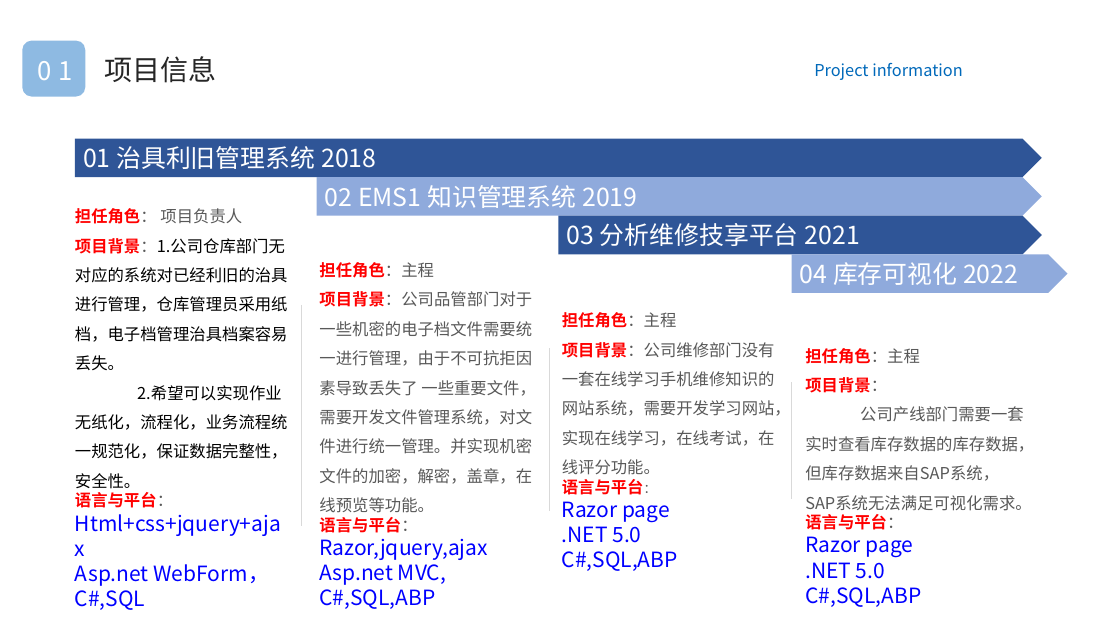
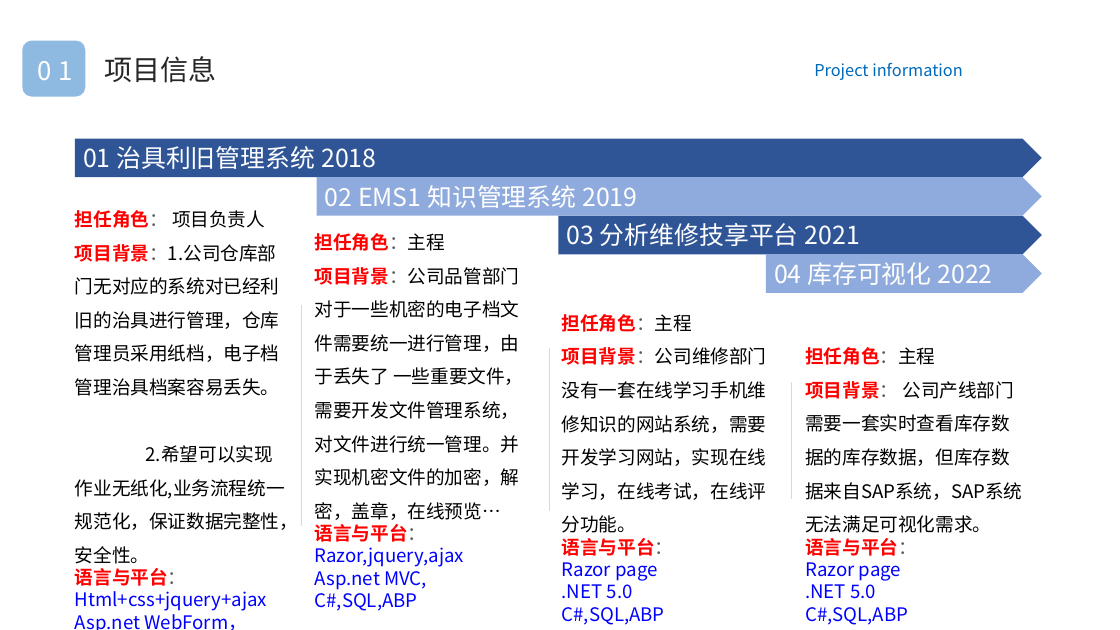
Before and after one commit to l350z/development-documentation, a slide deck: slide 7 of PPT/2.pptx. Drawn at 1120x630 pixels with LibreOffice and Linux fonts; fonts in the diff are those of the drawing. Boxes give left, top, right and bottom in pixels: in the first picture for what was removed or moved away, otherwise in the second. Text is boxed around its words. In the diff, an @@ line names an element or a change of style, - is before the commit and + after.

Commit message:
20230226

```diff
--- a/PPT/2.pptx
+++ b/PPT/2.pptx
@@ text at [75, 210, 280, 630]: size 14 to 16 pt in "担任角色： 项目负责人", "项目背景：1.公司仓库部门无对应的系统对已经利旧的治具进行管理，仓库管理员采用纸档，电子档管理治具档案容易丢失。", "语言与平台：Html+css+jquery+ajax"; text colour #595959 to #000000 in "项目负责人"; size 18 to 16 pt in "语言与平台：Html+css+jquery+ajax", "Asp.net WebForm，", "C#,SQL" @@
@@ text "担任角色：主程": place and size @@
-text "担任角色：主程" at [319, 262, 536, 609]
+text "担任角色：主程" at [315, 233, 523, 611]
@@ text at [315, 233, 464, 611]: size 14 to 16 pt in "担任角色：主程", "语言与平台：Razor,jquery,ajax"; text colour #595959 to #000000 in "担任角色：主程"; size 18 to 16 pt in "语言与平台：Razor,jquery,ajax", "Asp.net MVC,", "C#,SQL,ABP" @@
@@ text at [315, 267, 523, 520]: text changed; size 14 to 16 pt; text colour #595959 to #000000 @@
-项目背景：公司品管部门对于一些机密的电子档文件需要统一进行管理，由于不可抗拒因素导致丢失了 一些重要文件，需要开发文件管理系统，对文件进行统一管理。并实现机密文件的加密，解密，盖章，在线预览等功能。
+项目背景：公司品管部门对于一些机密的电子档文件需要统一进行管理，由于丢失了 一些重要文件，需要开发文件管理系统，对文件进行统一管理。并实现机密文件的加密，解密，盖章，在线预览…
@@ pentagon arrow "04 库存可视化 2022": place and size @@
-pentagon arrow "04 库存可视化 2022" at [791, 255, 1068, 293]
+pentagon arrow "04 库存可视化 2022" at [766, 255, 1043, 293]
@@ text "担任角色：主程" at [562, 314, 767, 625]: size 14 to 16 pt in "担任角色：主程", "项目背景：公司维修部门没有一套在线学习手机维修知识的网站系统，需要开发学习网站，实现在线学习，在线考试，在线评分功能。", "语言与平台："; text colour #595959 to #000000 in "担任角色：主程", "项目背景：公司维修部门没有一套在线学习手机维修知识的网站系统，需要开发学习网站，实现在线学习，在线考试，在线评分功能。"; size 11 to 16 pt in "语言与平台："; size 18 to 16 pt in "Razor page", ".NET 5.0", "C#,SQL,ABP" @@
@@ text at [805, 347, 935, 625]: size 14 to 16 pt in "担任角色：主程", "语言与平台："; text colour #595959 to #000000 in "担任角色：主程"; size 18 to 16 pt in "Razor page", ".NET 5.0", "C#,SQL,ABP" @@
@@ text at [805, 381, 1022, 533]: text changed; size 14 to 16 pt; text colour #595959 to #000000 @@
-项目背景：
-公司产线部门需要一套实时查看库存数据的库存数据，但库存数据来自SAP系统，SAP系统无法满足可视化需求。
+项目背景： 公司产线部门需要一套实时查看库存数据的库存数据，但库存数据来自SAP系统，SAP系统无法满足可视化需求。
@@ text at [75, 445, 298, 564]: text changed; size 14 to 16 pt @@
-2.希望可以实现作业无纸化，流程化，业务流程统一规范化，保证数据完整性，安全性。
+2.希望可以实现作业无纸化,业务流程统一规范化，保证数据完整性，安全性。
```
Also in this commit, not shown: 5 other slides changed.
